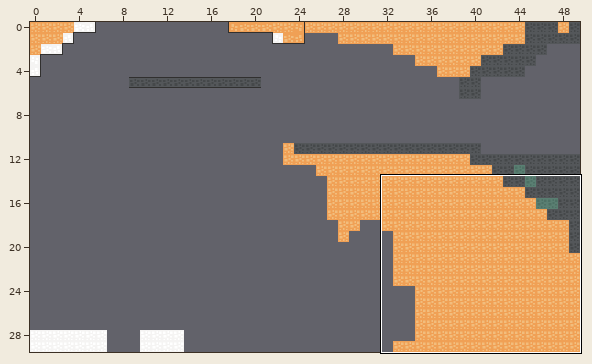
A Tiled map (JSON) gets an edit: js/maps/map11.json. Above: a wide view before the commit, with the close-up outlined.
Close-up. First the earlier version:
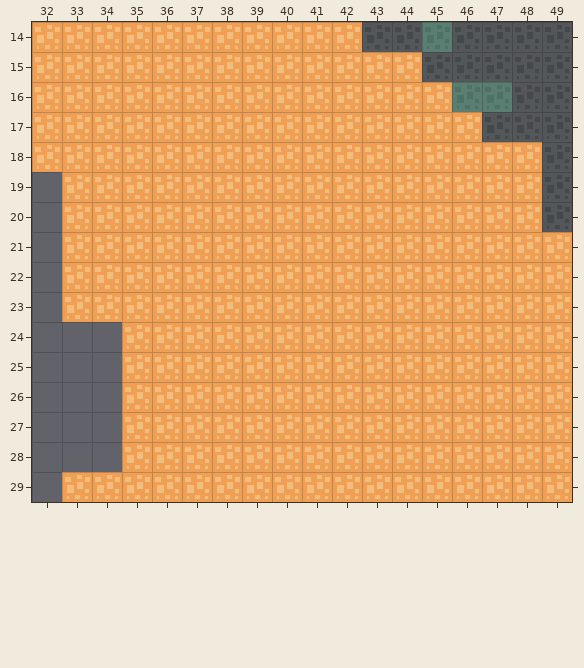
Cells are 20x20 px. Shown: x 32..49, y 14..29. The commit also changed other parts of the map, which this record leaves out.
And afterwards:
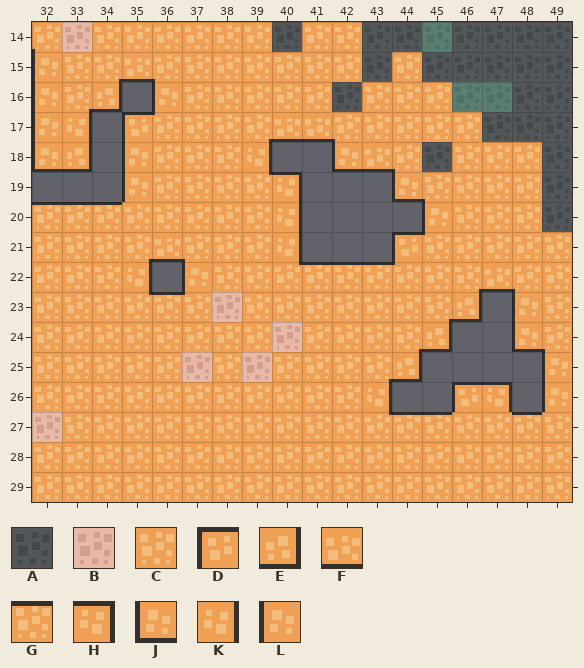
Key: from "tiles": A 43, B 47, C 48, D 61, E 74, F 87, G 100, H 113, J 126, K 139, L 152.
_ is an empty cell, . an unchanged one.
The edit:
--- layer "platforms"
@@ x 32..49 @@
-14 .C......C.........
-15 C..C.......C......
-16 C.CCC.....C.......
-17 CCCC....CC........
-18 CCCC...CCCCC.C....
-19 .CCC....CCCCC.....
-20 _CC.....CCCCCC....
-21 _...C...CCCCC.....
-22 _..CCC...CCC...C..
-23 _...C.C.......CCC.
-24 ___.....C....CCCC.
-25 ___..C.C....CCCCCC
-26 ___........CCCCCCC
-27 ___.........CC..C.
-28 ___...............
-29 _.................
+14 .B......A.........
+15 L..F.......A......
+16 L.E_L.....A.......
+17 LK_D....FF........
+18 JE_L...K__JF.A....
+19 .__L....H___J.....
+20 GGG.....K____L....
+21 C...F...K___D.....
+22 C..K_L...GGG...F..
+23 C...G.B.......E_L.
+24 CCC.....B....E__J.
+25 CCC..B.B....E____L
+26 CCC........K__DH_L
+27 BCC.........GG..G.
+28 CCC...............
+29 C.................
Boxes around the changes in both close-ups, in picture pixels (x1, y1, x2, y2):
changed: (32, 22, 242, 502)
changed: (272, 22, 302, 52)
changed: (242, 52, 570, 415)
